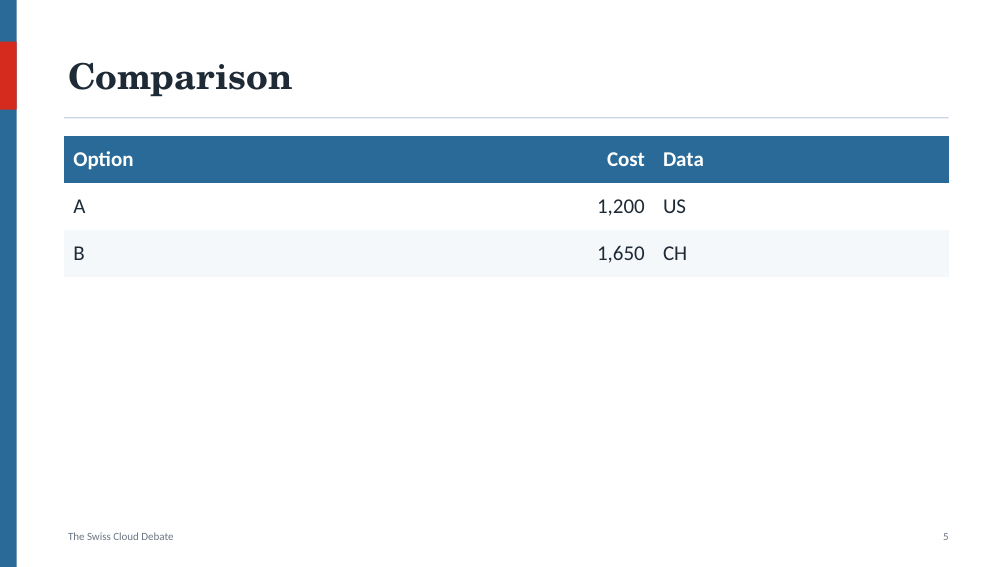
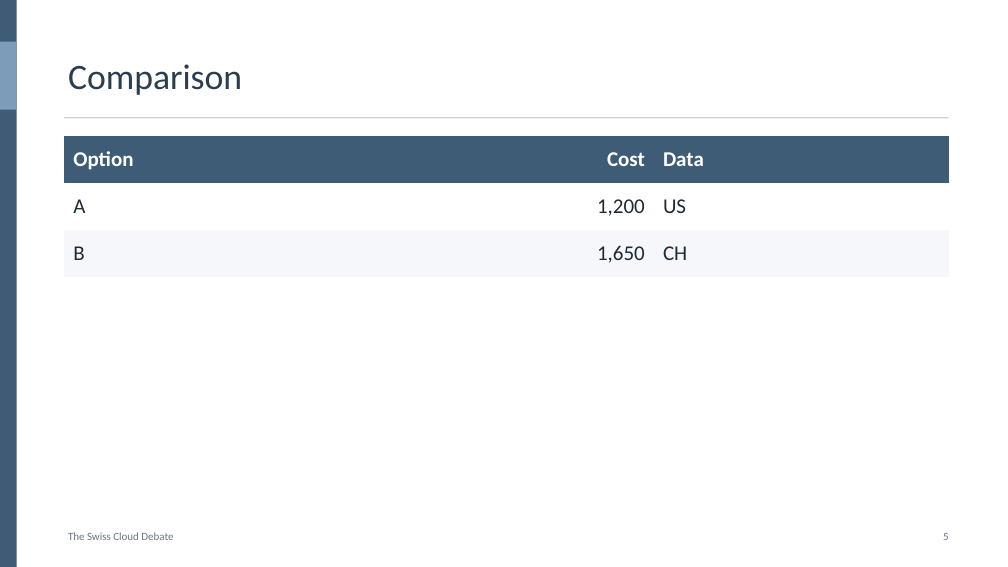
Before and after one commit to am-buzz/family-ai-hub, a slide deck: slide 5 of tools/samples/Sample-Deck.pptx. Drawn at 1008x567 pixels with LibreOffice and Linux fonts; fonts in the diff are those of the drawing. Boxes give left, top, right and bottom in pixels: in the first picture for what was removed or moved away, otherwise in the second. Text is boxed around its words. In the diff, an @@ line names an element or a change of style, - is before the commit and + after.

```diff
--- a/tools/samples/Sample-Deck.pptx
+++ b/tools/samples/Sample-Deck.pptx
@@ rectangle at (0,0,17,567): fill #2A6A98 to #3E5C76 @@
@@ rectangle at (0,42,17,110): fill #D52B1E to #7C9CBA @@
@@ title "Comparison" at (68,64,242,95): font TeX Gyre Schola to Calibri, text colour #1F2A37 to #2B3E50, bold off @@
@@ table at (64,136,949,277) @@
@@ fill #2A6A98 to #3E5C76 in row 1 @@
@@ fill #F4F8FB to #F5F7FA in row 3 @@
```
Also in this commit, not shown: 8 other slides changed, 5 other files.
